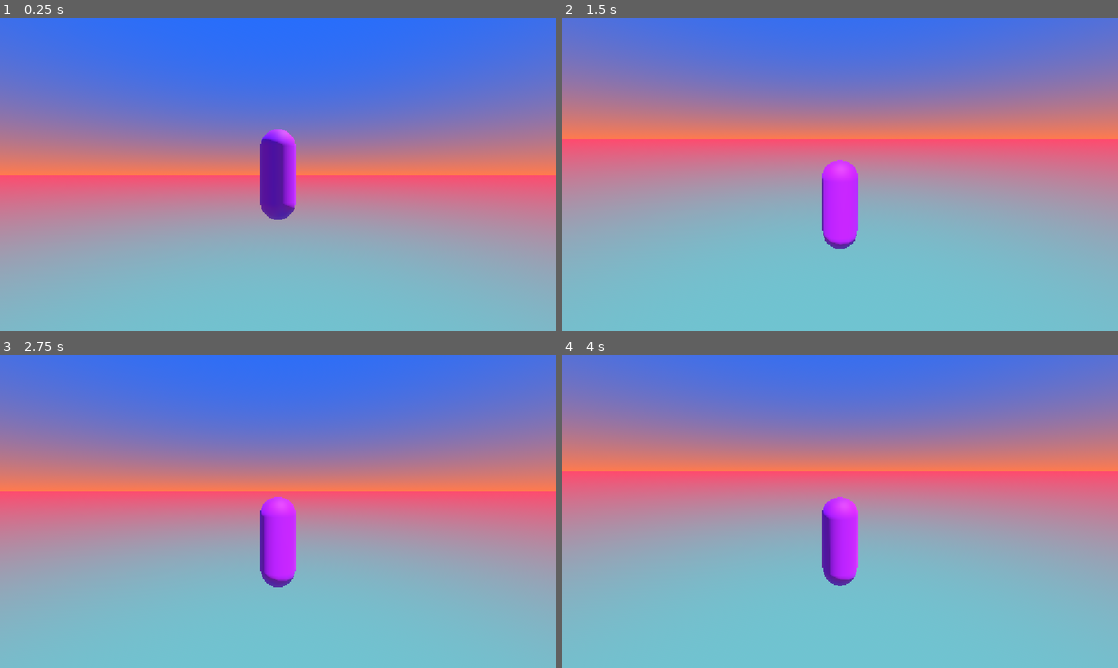
Above: before the commit, frames 1-4 (two rows, left to right).
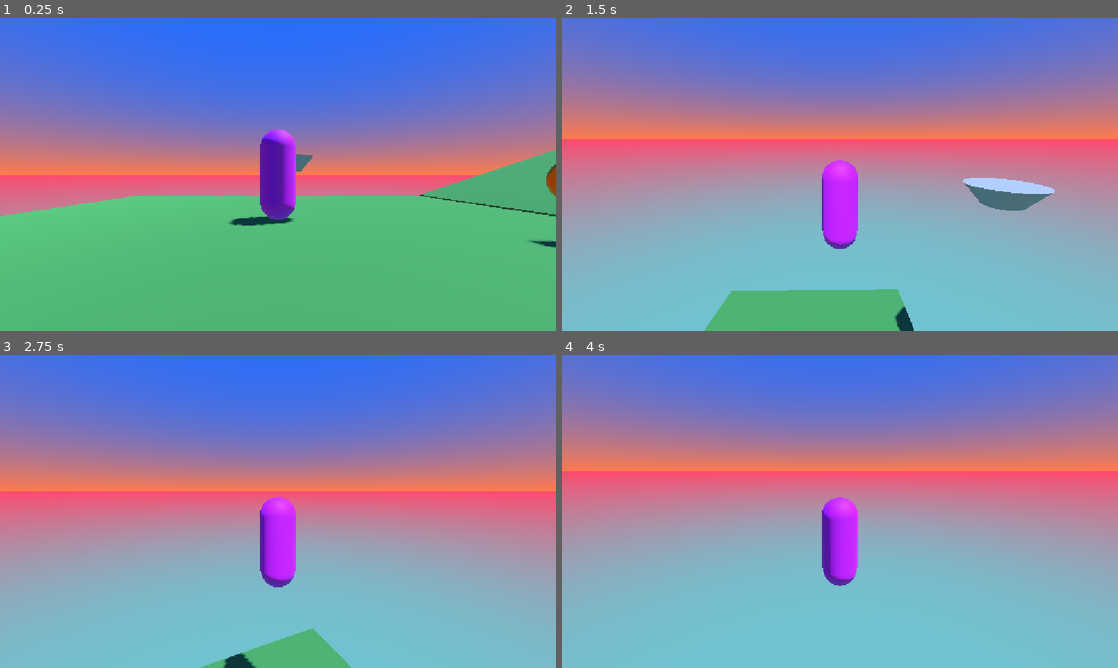
Above: after the commit, the same moments.

Repository: AChandarana/godot_experiments
Game: Godot game, scene res://level_1.tscn
Same seed, same stepped clock (60 frames per second), same inputs: the game is played once before the commit and once after it. The project has no main scene, so this scene is started directly.
Inputs (mouse positions are in pixels of both pictures, inside the frame that each line leads up to):
- Up to frame 1 (0.25 s): no input
- Up to frame 2 (1.5 s): tap Enter (ui_accept) at 0.5, 0.77 s; move the mouse to (962, 158) at 0.52 s; hold D (move_right) 0.53-1.28 s; click (962, 158) at 0.67 s; move the mouse to (812, 174) at 1.27 s; hold W (move_forward) from 1.28 s (still down)
- Up to frame 3 (2.75 s): keep holding W (move_forward); tap Enter (ui_accept) at 1.52 s; move the mouse to (289, 505) at 2.02 s
- Up to frame 4 (4 s): keep holding W (move_forward); move the mouse to (834, 517) at 2.77 s; tap Enter (ui_accept) at 3.02, 3.77 s; move the mouse to (878, 514) at 3.52 s

The runs differ from the first frame. In frame 1, 44% of the frame differs, in the area x 0-100%, y 42-100%; in frame 2, 5.6%; in frame 3, 1.8%; in frame 4, less than 0.1%.

Commit message:
Final touches for Milestone

Diff:
--- a/3D Tutorial/level_1.tscn
+++ b/3D Tutorial/level_1.tscn
@@ -42,7 +42,7 @@
 shadow_enabled = true
 
 [node name="Player" parent="." unique_id=995211727 instance=ExtResource("2_hbghi")]
-transform = Transform3D(1, 0, 0, 0, 1, 0, 0, 0, 1, 0, 51.527, -1.2801349)
+transform = Transform3D(1, 0, 0, 0, 1, 0, 0, 0, 1, 0, 1.0168424, -1.2801349)
 
 [node name="Coin1" parent="." unique_id=1566483664 instance=ExtResource("5_rka8t")]
 transform = Transform3D(1, 0, 0, 0, 1, 0, 0, 0, 1, 3.278983, 0.6861429, 0)
